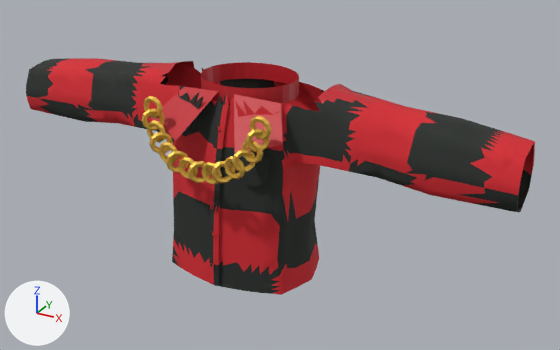
Renders of the Blender file assets/character_animation/grisaldi/Grisaldi_Shirt.blend from each side of a commit.
Both versions are drawn from a 50 mm camera at (1.77, -2.92, 3.51) aimed at (0.15, 0.0, 2.04). Lighting does not change. The marker at lower left points along +X, +Y and +Z. The first picture is the older version.

In view in the first picture: 'Grisaldi_Check_Shirt'.
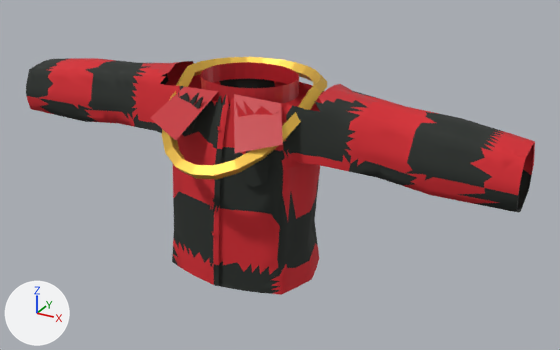
Boxes (x1, y1, x2, y2) around the edits, measured in the pictures (560 x 350 px):
'Grisaldi_Check_Shirt', reshaped: before (26, 58, 535, 295); after (26, 57, 535, 295)
part 1 of me_09_ivory_oxford_mesh_003, added: after (162, 57, 327, 179)
part 2 of me_09_ivory_oxford_mesh_003, deleted: before (141, 96, 272, 185)

The change in detail:
me_09_ivory_oxford_mesh_003 is used by ob_grisaldi_check_shirt; location (0.0, 0.0, 0.0).
me_09_ivory_oxford_mesh_003 had 3814 vertices, 5329 faces and spanned x -1.27..1.27, y -0.46..0.24, z 1.58..2.51.
me_09_ivory_oxford_mesh_003 now has 3160 vertices, 4675 faces and spans x -1.27..1.27, y -0.48..0.32, z 1.58..2.51.
me_09_ivory_oxford_mesh_003 part 1: a new loose piece of 96 vertices spanning x -0.36..0.36, y -0.48..0.32, z 2.17..2.51, in mat_grisaldi_gold_chain (yellow #eabd50).
me_09_ivory_oxford_mesh_003 part 2: 15 loose pieces with 750 vertices, spanning x -0.32..0.32, y -0.46..-0.35, z 2.14..2.47, are deleted.
